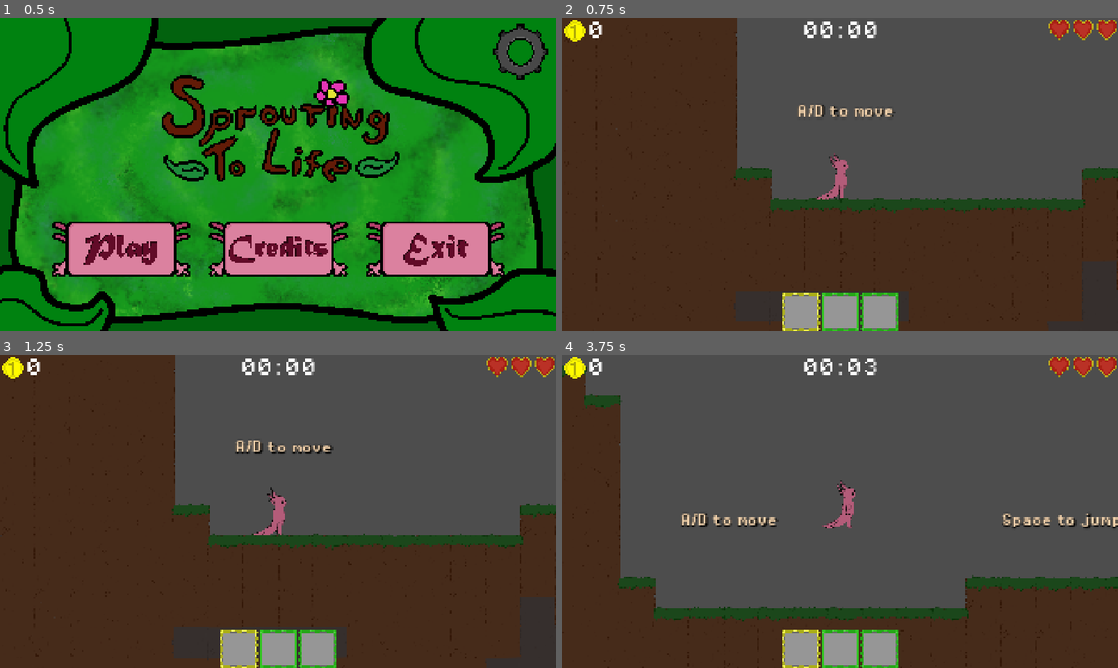
Above: before the commit, frames 1-4 (two rows, left to right).
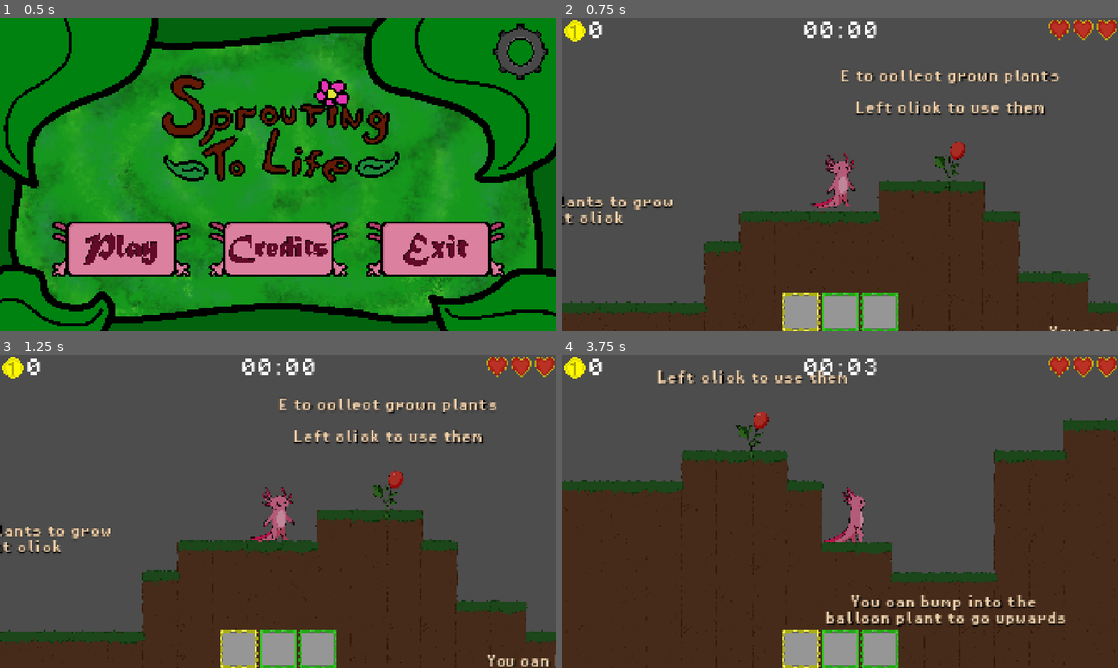
Above: after the commit, the same moments.

Repository: AzureLeaf0/GameJam
Game: Godot game, scene res://scenes/main_menu.tscn
Same seed, same stepped clock (60 frames per second), same inputs: the game is played once before the commit and once after it.
Inputs (mouse positions are in pixels of both pictures, inside the frame that each line leads up to):
- Up to frame 1 (0.5 s): no input
- Up to frame 2 (0.75 s): click (684, 249) at 0.5 s
- Up to frame 3 (1.25 s): no input
- Up to frame 4 (3.75 s): tap Enter every 0.75 s from 1.25 to 3.5 s; move the mouse to (962, 495) at 1.27 s; hold Right (move_right) 1.28-2.78 s; tap Space (jump) at 1.35, 1.52, 1.82, 2.27, 2.3, 2.57, 3.05 s; move the mouse to (728, 527) at 2.02 s; tap E (Interact) at 2.1 s; move the mouse to (895, 442) at 2.77 s; hold Left (move_left) 2.78-3.53 s; click (895, 442) at 2.85 s; move the mouse to (812, 574) at 3.52 s; hold Right (move_right) from 3.53 s (still down); right-click (812, 574) at 3.6 s

Frame 1 is identical in both runs. In frame 2, 41% of the frame differs, in the area x 0-100%, y 0-100%; in frame 3, 40%; in frame 4, 39%.

Commit message:
changed balloon

Diff:
--- a/gamejam/scenes/AudioController.tscn
+++ b/gamejam/scenes/AudioController.tscn
@@ -1,11 +1,11 @@
 [gd_scene load_steps=3 format=3 uid="uid://dwa42ptmx6rxv"]
 
 [ext_resource type="Script" uid="uid://dmwygfxhwtclc" path="res://scenes/audio_controller.gd" id="1_b1hyi"]
-[ext_resource type="AudioStream" uid="uid://cmttk856n8e51" path="res://Noises/Leaving Home.mp3" id="1_wdo3m"]
+[ext_resource type="AudioStream" uid="uid://d3qemntbh2s5" path="res://Noises/Village Dawn.mp3" id="2_b1hyi"]
 
 [node name="AudioController" type="Node"]
 script = ExtResource("1_b1hyi")
 
 [node name="AudioStreamPlayer" type="AudioStreamPlayer" parent="."]
-stream = ExtResource("1_wdo3m")
+stream = ExtResource("2_b1hyi")
 bus = &"music"
--- a/gamejam/scenes/Plants/BaloonPlantFolder/BaloonPlantActive.tscn
+++ b/gamejam/scenes/Plants/BaloonPlantFolder/BaloonPlantActive.tscn
@@ -6,37 +6,23 @@
 [sub_resource type="CircleShape2D" id="CircleShape2D_vbnu6"]
 radius = 300.0
 
-[sub_resource type="CircleShape2D" id="CircleShape2D_sn0yu"]
-radius = 300.0
-
-[sub_resource type="CircleShape2D" id="CircleShape2D_dhogy"]
-radius = 250.0
-
-[node name="BaloonPlantActive" type="RigidBody2D"]
+[node name="BaloonPlantActive" type="Node2D"]
 script = ExtResource("1_m5bxk")
 
 [node name="Sprite2D" type="Sprite2D" parent="."]
+position = Vector2(0, -250)
 texture = ExtResource("2_m5bxk")
 
 [node name="Area2D" type="Area2D" parent="." groups=["Baloon"]]
 
 [node name="CollisionShape2D" type="CollisionShape2D" parent="Area2D"]
-position = Vector2(0, -300)
+position = Vector2(0, -450)
 shape = SubResource("CircleShape2D_vbnu6")
 
-[node name="Area2D2" type="Area2D" parent="." groups=["StrongBaloon"]]
-
-[node name="CollisionShape2D" type="CollisionShape2D" parent="Area2D2"]
-position = Vector2(0, -100)
-shape = SubResource("CircleShape2D_sn0yu")
-
 [node name="Timer" type="Timer" parent="."]
-wait_time = 30.0
+wait_time = 2.0
 one_shot = true
 autostart = true
 
-[node name="CollisionShape2D" type="CollisionShape2D" parent="."]
-position = Vector2(0, -200)
-shape = SubResource("CircleShape2D_dhogy")
-
+[connection signal="area_entered" from="Area2D" to="." method="_on_area_2d_area_entered"]
 [connection signal="timeout" from="Timer" to="." method="_on_timer_timeout"]
--- a/gamejam/scenes/Plants/BaloonPlantFolder/baloon_plant_active.gd
+++ b/gamejam/scenes/Plants/BaloonPlantFolder/baloon_plant_active.gd
@@ -1,9 +1,16 @@
-extends RigidBody2D
+extends Node2D
 
 var side
+var t = 0.0
+var follow
 
-func _process(delta: float) -> void:
-	position.y= position.y-5
+func _process(delta) -> void:
+	if follow != null:
+		position = follow.global_position
 
 func _on_timer_timeout() -> void:
 	queue_free()
+
+func _on_area_2d_area_entered(area: Area2D) -> void:
+	if area.is_in_group("Player"):
+		follow = area.get_parent()
--- a/gamejam/scenes/Plants/BaloonPlantFolder/baloon_plant_item.gd
+++ b/gamejam/scenes/Plants/BaloonPlantFolder/baloon_plant_item.gd
@@ -2,4 +2,4 @@
 
 var MenuLogo = load("res://Images/BalloonPlantCollectable.png")
 var spawn = load("res://scenes/Plants/BaloonPlantFolder/BaloonPlantActive.tscn")
-var distance = 500
+var distance = 0
--- a/gamejam/scenes/map.tscn
+++ b/gamejam/scenes/map.tscn
@@ -13,7 +13,7 @@
 [node name="Map" type="Node2D"]
 
 [node name="player" parent="." instance=ExtResource("1_4xfga")]
-position = Vector2(0, -600)
+position = Vector2(48700, -7200)
 
 [node name="Labels" type="Node" parent="."]
 
@@ -200,7 +200,6 @@
 
 [node name="BaloonPlant2" parent="BaloonPlants" instance=ExtResource("4_2klcf")]
 position = Vector2(51200, -7400)
-Watered = false
 
 [node name="BaloonPlant3" parent="BaloonPlants" instance=ExtResource("4_2klcf")]
 position = Vector2(103200, -6800)
--- a/gamejam/scenes/player.gd
+++ b/gamejam/scenes/player.gd
@@ -1,12 +1,14 @@
 extends CharacterBody2D
 
-const SPEED = 3000.0
+const constspeed = 3000.0
+var SPEED = 3000.0
 const JUMP_VELOCITY = -6000.0
 var current_inv = 0
 var jumpAvailable = false
 var TeleportLocations:Array = []
 var LastTeleport = 0
 var UsingTeleport = 0
+var fly = false
 
 var coin = 0
 
@@ -17,7 +19,7 @@
 var currentarea
 var is_watering = false
 
-@onready var player: Sprite2D = $Sprite2D
+@onready var player: AnimatedSprite2D = $Sprite2D
 
 @onready var timer_damage_cooldown: Timer = $TimerDamageCooldown
 
@@ -54,10 +56,16 @@
 func _physics_process(delta: float) -> void:
 	var direction := Input.get_axis("move_left", "move_right")
 
-	if not is_on_floor():
+	if not is_on_floor() and !fly:
 		if Coyote.time_left <= 0:
 			Coyote.start()
 		velocity += get_gravity()*10 * delta
+
+	if fly == true:
+		velocity.y = 0
+		jumpAvailable = false
+		position.y -= 20
+		SPEED = constspeed/2
 
 	if is_on_floor():
 		jumpAvailable = true
@@ -143,11 +151,11 @@
 
 
 	# Play animations
-	#if is_on_floor():
-		#if direction == 0:
-			#animated_sprite.play("idle")
-		#else:
-			#animated_sprite.play("run")
+	if is_on_floor():
+		if direction == 0:
+			player.play("idle")
+		else:
+			player.play("walk")
 	#else:
 		#animated_sprite.play("jump")
 
@@ -186,11 +194,8 @@
 		touch_enemy = true
 		velocity = -velocity
 	elif area.is_in_group("Baloon"):
-		velocity.y = JUMP_VELOCITY
-		area.get_parent().queue_free()
-	elif area.is_in_group("StrongBaloon"):
-		velocity.y = JUMP_VELOCITY*1.3
-		area.get_parent().queue_free()
+		fly = true
+		$FlyTimer.start()
 	elif area.is_in_group("Trampoline"):
 		if area.get_parent().prepared == true:
 			velocity.y = JUMP_VELOCITY*2
@@ -282,3 +287,8 @@
 
 func _on_go_back_reset_timer_timeout() -> void:
 	UsingTeleport = LastTeleport
+
+
+func _on_fly_timer_timeout() -> void:
+	fly = false
+	SPEED = constspeed
--- a/gamejam/scenes/player.tscn
+++ b/gamejam/scenes/player.tscn
@@ -1,25 +1,109 @@
-[gd_scene load_steps=7 format=3 uid="uid://bwuel0nv5xpbk"]
+[gd_scene load_steps=18 format=3 uid="uid://bwuel0nv5xpbk"]
 
 [ext_resource type="Script" uid="uid://ciaw45tfqkhy2" path="res://scenes/player.gd" id="1_g2els"]
-[ext_resource type="Texture2D" uid="uid://c37o53dlkvx0y" path="res://Images/Ruya/Axolotl.png" id="2_dqkch"]
+[ext_resource type="Texture2D" uid="uid://6amk6ph7lwq8" path="res://Images/Ruya/Karakter walk/walk#1 (20250517060348).png" id="2_d2wvv"]
+[ext_resource type="Texture2D" uid="uid://dsn38fdd0qn71" path="res://Images/Ruya/Karakter idle/idle#1 (20250517021232).png" id="2_f1ej7"]
+[ext_resource type="Texture2D" uid="uid://dob27gv2i64mk" path="res://Images/Ruya/Karakter walk/walk#2 (20250517060410).png" id="3_3v2ag"]
+[ext_resource type="Texture2D" uid="uid://cwlt7tnrectii" path="res://Images/Ruya/Karakter idle/idle#2 (20250517021247).png" id="3_oprun"]
 [ext_resource type="PackedScene" uid="uid://cfovpsq0n7jlb" path="res://scenes/UI.tscn" id="3_qhqgy"]
+[ext_resource type="Texture2D" uid="uid://cifrr5i45u5lf" path="res://Images/Ruya/Karakter idle/idle#3 (20250517021259).png" id="4_a8ls1"]
 [ext_resource type="PackedScene" uid="uid://ul6vn6nt2irb" path="res://scenes/watering_can.tscn" id="4_dqkch"]
+[ext_resource type="Texture2D" uid="uid://d8t1papj6ji4" path="res://Images/Ruya/Karakter walk/walk#3 (20250517060422).png" id="4_jej6c"]
+[ext_resource type="Texture2D" uid="uid://15in00ckd7d1" path="res://Images/Ruya/Karakter walk/walk#4 (20250517060433).png" id="5_f1ej7"]
+[ext_resource type="Texture2D" uid="uid://b4cygb3yygexo" path="res://Images/Ruya/Karakter walk/walk#5 (20250517060443).png" id="6_oprun"]
+[ext_resource type="Texture2D" uid="uid://c22r3l7pxo27v" path="res://Images/Ruya/Karakter walk/walk#6 (20250517060454).png" id="7_a8ls1"]
+[ext_resource type="Texture2D" uid="uid://up4fp2f6qoqm" path="res://Images/Ruya/Karakter walk/walk#7 (20250517060502).png" id="8_qfm1y"]
+[ext_resource type="Texture2D" uid="uid://pi5p40hw6lf3" path="res://Images/Ruya/Karakter walk/walk#8 (20250517060511).png" id="9_fulsm"]
+
+[sub_resource type="SpriteFrames" id="SpriteFrames_4r5pv"]
+animations = [{
+"frames": [{
+"duration": 1.0,
+"texture": ExtResource("2_f1ej7")
+}, {
+"duration": 1.0,
+"texture": ExtResource("2_f1ej7")
+}, {
+"duration": 1.0,
+"texture": ExtResource("2_f1ej7")
+}, {
+"duration": 1.0,
+"texture": ExtResource("3_oprun")
+}, {
+"duration": 1.0,
+"texture": ExtResource("3_oprun")
+}, {
+"duration": 1.0,
+"texture": ExtResource("3_oprun")
+}, {
+"duration": 1.0,
+"texture": ExtResource("4_a8ls1")
+}, {
+"duration": 1.0,
+"texture": ExtResource("4_a8ls1")
+}, {
+"duration": 1.0,
+"texture": ExtResource("4_a8ls1")
+}, {
+"duration": 1.0,
+"texture": ExtResource("3_oprun")
+}, {
+"duration": 1.0,
+"texture": ExtResource("3_oprun")
+}, {
+"duration": 1.0,
+"texture": ExtResource("2_f1ej7")
+}],
+"loop": true,
+"name": &"idle",
+"speed": 8.0
+}, {
+"frames": [{
+"duration": 1.0,
+"texture": ExtResource("2_d2wvv")
+}, {
+"duration": 1.0,
+"texture": ExtResource("3_3v2ag")
+}, {
+"duration": 1.0,
+"texture": ExtResource("4_jej6c")
+}, {
+"duration": 1.0,
+"texture": ExtResource("5_f1ej7")
+}, {
+"duration": 1.0,
+"texture": ExtResource("6_oprun")
+}, {
+"duration": 1.0,
+"texture": ExtResource("7_a8ls1")
+}, {
+"duration": 1.0,
+"texture": ExtResource("8_qfm1y")
+}, {
+"duration": 1.0,
+"texture": ExtResource("9_fulsm")
+}],
+"loop": true,
+"name": &"walk",
+"speed": 8.0
+}]
 
 [sub_resource type="RectangleShape2D" id="RectangleShape2D_g2els"]
-size = Vector2(384, 936)
+size = Vector2(392, 1068)
 
 [sub_resource type="RectangleShape2D" id="RectangleShape2D_qhqgy"]
-size = Vector2(800, 936)
+size = Vector2(800, 1268)
 
 [node name="player" type="CharacterBody2D" groups=["Player"]]
 script = ExtResource("1_g2els")
 
-[node name="Sprite2D" type="Sprite2D" parent="."]
-texture = ExtResource("2_dqkch")
-region_rect = Rect2(1144.96, 371.52, 877.223, 1188.62)
+[node name="Sprite2D" type="AnimatedSprite2D" parent="."]
+sprite_frames = SubResource("SpriteFrames_4r5pv")
+animation = &"idle"
+frame_progress = 0.748912
 
 [node name="CollisionShape2D" type="CollisionShape2D" parent="."]
-position = Vector2(0, 92)
+position = Vector2(4, 134)
 shape = SubResource("RectangleShape2D_g2els")
 
 [node name="Camera2D" type="Camera2D" parent="."]
@@ -28,10 +112,10 @@
 position_smoothing_enabled = true
 rotation_smoothing_enabled = true
 
-[node name="Area2D" type="Area2D" parent="."]
+[node name="Area2D" type="Area2D" parent="." groups=["Player"]]
 
 [node name="CollisionShape2D" type="CollisionShape2D" parent="Area2D"]
-position = Vector2(0, 92)
+position = Vector2(0, 34)
 shape = SubResource("RectangleShape2D_qhqgy")
 
 [node name="Ui" parent="." instance=ExtResource("3_qhqgy")]
@@ -62,6 +146,10 @@
 wait_time = 5.0
 one_shot = true
 
+[node name="FlyTimer" type="Timer" parent="."]
+wait_time = 2.0
+one_shot = true
+
 [connection signal="area_entered" from="Area2D" to="." method="_on_area_2d_area_entered"]
 [connection signal="area_exited" from="Area2D" to="." method="_on_area_2d_area_exited"]
 [connection signal="timeout" from="WaterTimer" to="." method="_on_timer_timeout"]
@@ -71,3 +159,4 @@
 [connection signal="timeout" from="Item3Timer" to="." method="_on_item_3_timer_timeout"]
 [connection signal="timeout" from="CoyoteTime" to="." method="_on_coyote_time_timeout"]
 [connection signal="timeout" from="GoBackResetTimer" to="." method="_on_go_back_reset_timer_timeout"]
+[connection signal="timeout" from="FlyTimer" to="." method="_on_fly_timer_timeout"]
Binary file changed: gamejam/Images/Ruya/Karakter idle/idle#1 (20250517021232).png
Binary file changed: gamejam/Images/Ruya/Karakter idle/idle#2 (20250517021247).png
Binary file changed: gamejam/Images/Ruya/Karakter idle/idle#3 (20250517021259).png
Binary file changed: gamejam/Images/Ruya/Karakter walk/walk#1 (20250517060348).png
Not shown, added: gamejam/Images/Ruya/Karakter walk/walk#1 (20250517060348).png.import
Binary file changed: gamejam/Images/Ruya/Karakter walk/walk#2 (20250517060410).png
Not shown, added: gamejam/Images/Ruya/Karakter walk/walk#2 (20250517060410).png.import
Binary file changed: gamejam/Images/Ruya/Karakter walk/walk#3 (20250517060422).png
Not shown, added: gamejam/Images/Ruya/Karakter walk/walk#3 (20250517060422).png.import
Binary file changed: gamejam/Images/Ruya/Karakter walk/walk#4 (20250517060433).png
Not shown, added: gamejam/Images/Ruya/Karakter walk/walk#4 (20250517060433).png.import
Binary file changed: gamejam/Images/Ruya/Karakter walk/walk#5 (20250517060443).png
(and 12 more such lines)
